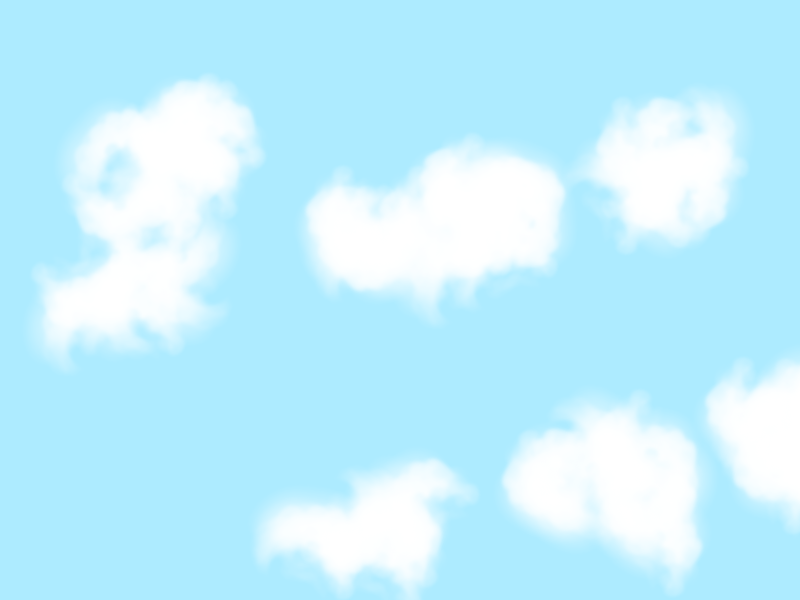
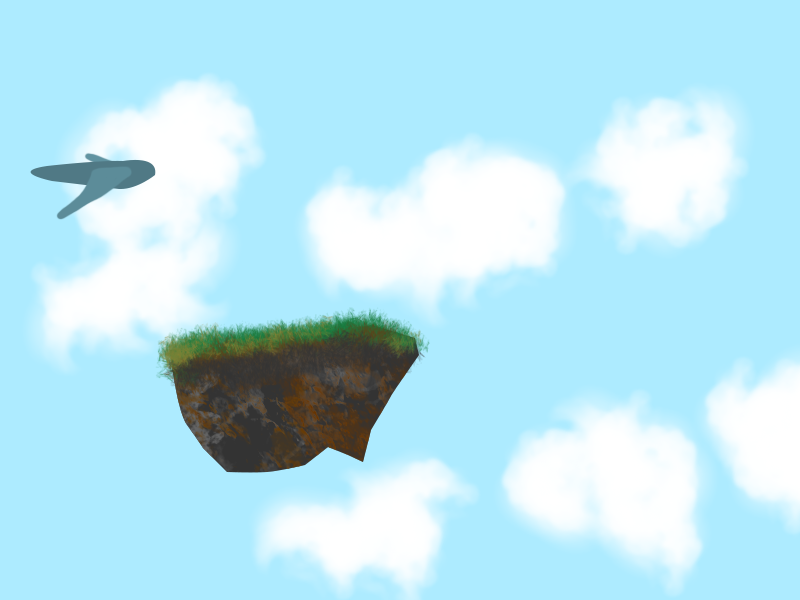
Before/after of a w=800, h=600 layered artwork. What changed in the layer stack:
added layer "Layer 4" in group "Artboard 1" over bbox(30, 152, 156, 220)
added layer "Layer 3" in group "Artboard 1" over bbox(155, 307, 430, 473)
